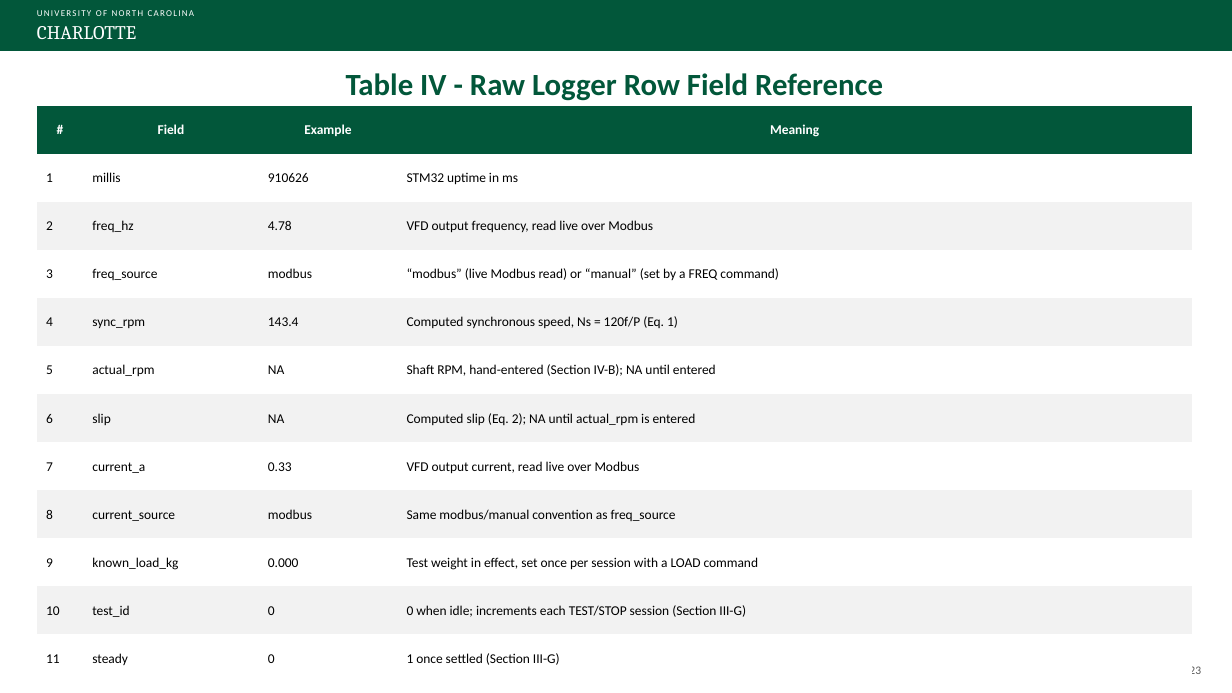
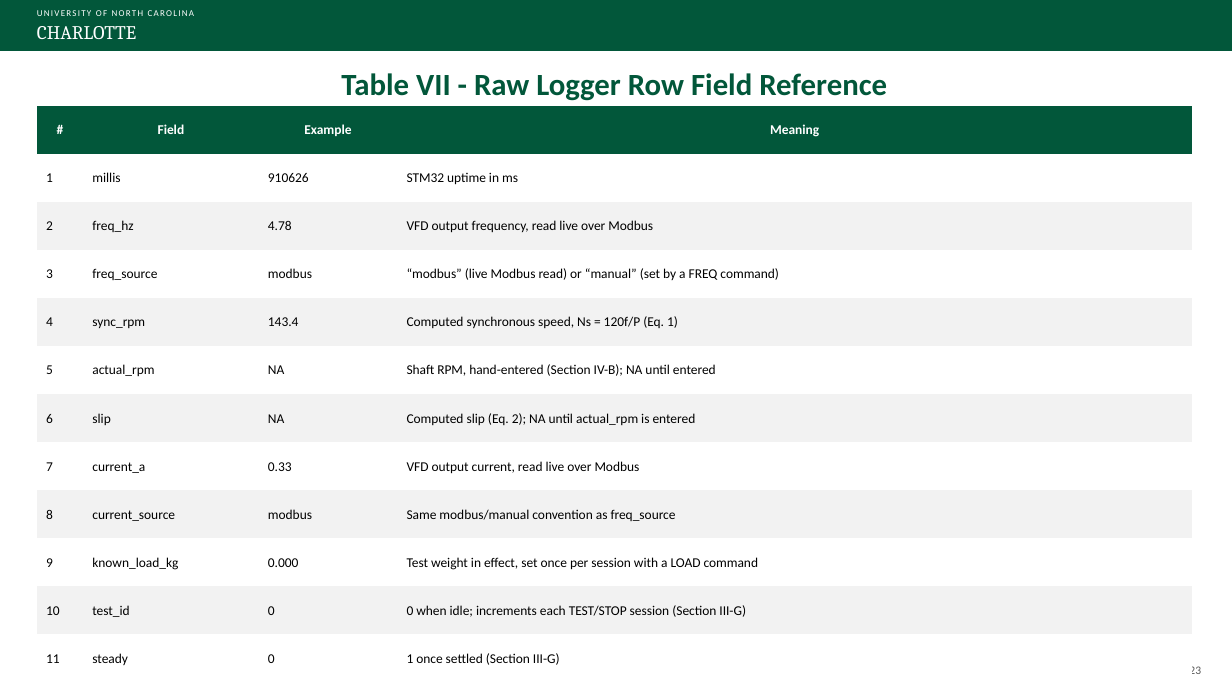
Before and after one commit to David-4529/Capstone, a slide deck: slide 23 of docs/paper/Sensorless_Load_Estimation_Diagrams_Tables_Export_Rev13.pptx. Drawn at 1232x693 pixels with LibreOffice and Linux fonts; fonts in the diff are those of the drawing. Boxes give left, top, right and bottom in pixels: in the first picture for what was removed or moved away, otherwise in the second. Text is boxed around its words. In the diff, an @@ line names an element or a change of style, - is before the commit and + after.

```diff
--- a/docs/paper/Sensorless_Load_Estimation_Diagrams_Tables_Export_Rev13.pptx
+++ b/docs/paper/Sensorless_Load_Estimation_Diagrams_Tables_Export_Rev13.pptx
@@ text at box(341, 73, 887, 101): text changed @@
-Table IV - Raw Logger Row Field Reference
+Table VII - Raw Logger Row Field Reference
```
Also in this commit, not shown: 4 other slides changed.
